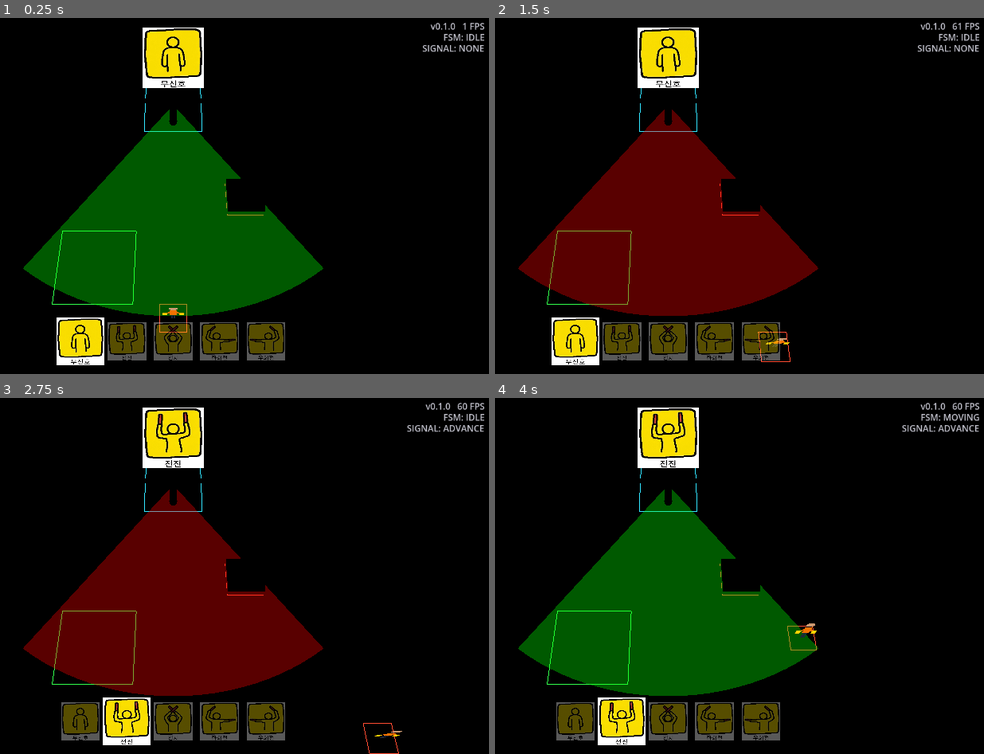
Above: before the commit, frames 1-4 (two rows, left to right).
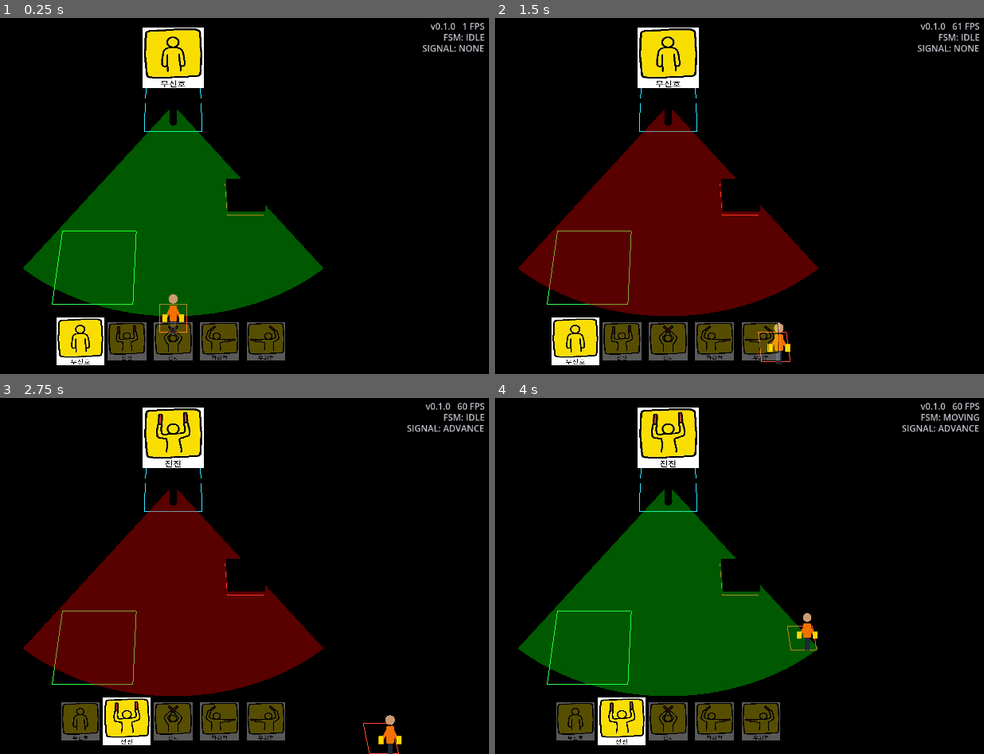
Above: after the commit, the same moments.

Repository: Leusin/project-godot-airport-marshaling-game
Game: Godot game, scene res://src/core/main_game/Main.tscn
Same seed, same stepped clock (60 frames per second), same inputs: the game is played once before the commit and once after it.
Inputs:
- Up to frame 1 (0.25 s): no input
- Up to frame 2 (1.5 s): tap Enter (ui_accept) at 0.5, 0.77 s; hold D (move_right) 0.53-1.28 s; hold Up (signal_advance) 0.53-1.28 s; hold S (move_down) from 1.28 s (still down); tap Up (signal_advance) at 1.35 s
- Up to frame 3 (2.75 s): tap Enter (ui_accept) at 1.52, 2 s; release S (move_down) at 2.03 s; hold D (move_right) from 2.03 s (still down); hold Up (signal_advance) from 2.03 s (still down)
- Up to frame 4 (4 s): release D (move_right) at 2.78 s; release Up (signal_advance) at 2.78 s; hold W (move_up) 2.78-3.53 s; tap Up (signal_advance) at 2.85 s; tap Enter (ui_accept) at 3.02, 3.77 s; hold A (move_left) from 3.53 s (still down); hold Up (signal_advance) from 3.53 s (still down)

The runs differ from the first frame. In frame 1, 0.2% of the frame differs, in the area x 33-38%, y 77-89%; in frame 2, 0.2%; in frame 3, 0.2%, in the area x 76-83%, y 89-100%; in frame 4, 0.2%.

Commit message:
fix: 마샬러 스프라이트를 완전 빌보드로 전환 (카메라 정면 유지)
billboard FIXED_Y(Y축만 회전)에서 ENABLED(전축 회전)로 변경.
틸트된 카메라에서 스프라이트 평면이 시선과 수직을 유지하도록.

Co-Authored-By: Claude Sonnet 4.6 <noreply@anthropic.com>

Diff:
--- a/src/core/main_game/Main.tscn
+++ b/src/core/main_game/Main.tscn
@@ -81,7 +81,7 @@
 [node name="MarshallerSprite" type="Sprite3D" parent="World/EntityRoot/Marshaller"]
 transform = Transform3D(1, 0, 0, 0, 1, 0, 0, 0, 1, 0, 0.84, 0)
 pixel_size = 0.006
-billboard = 2
+billboard = 1
 texture_filter = 0
 texture = ExtResource("17_marshaller_sprite")
 
